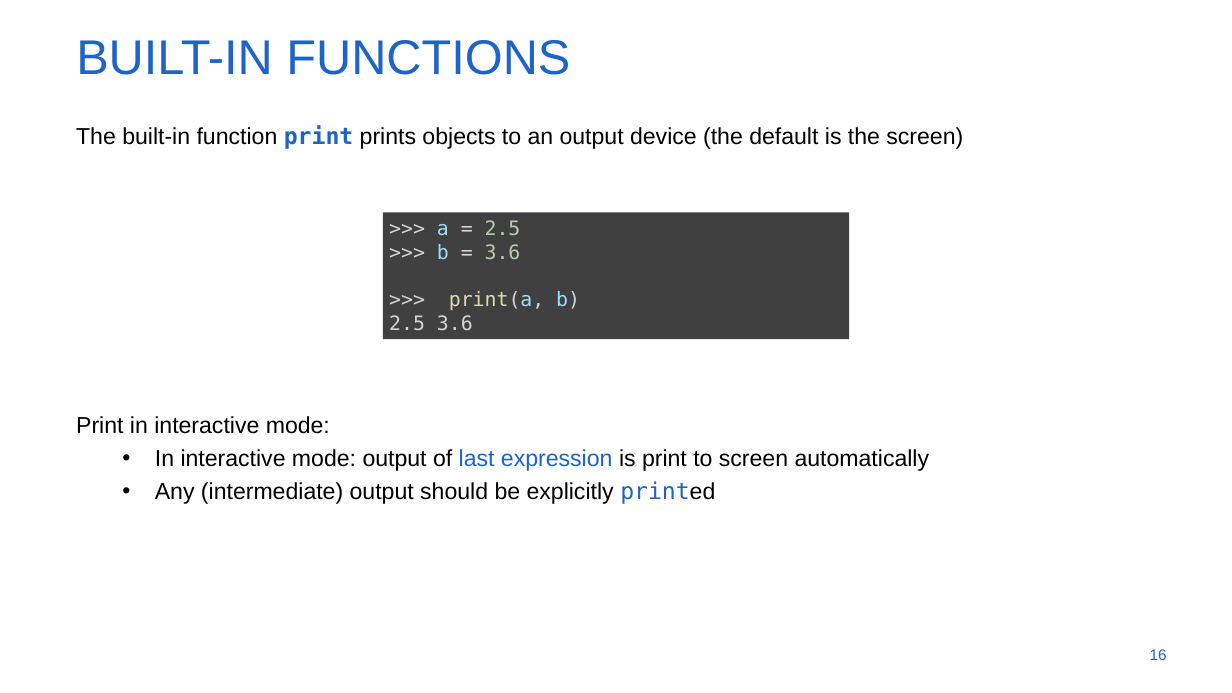
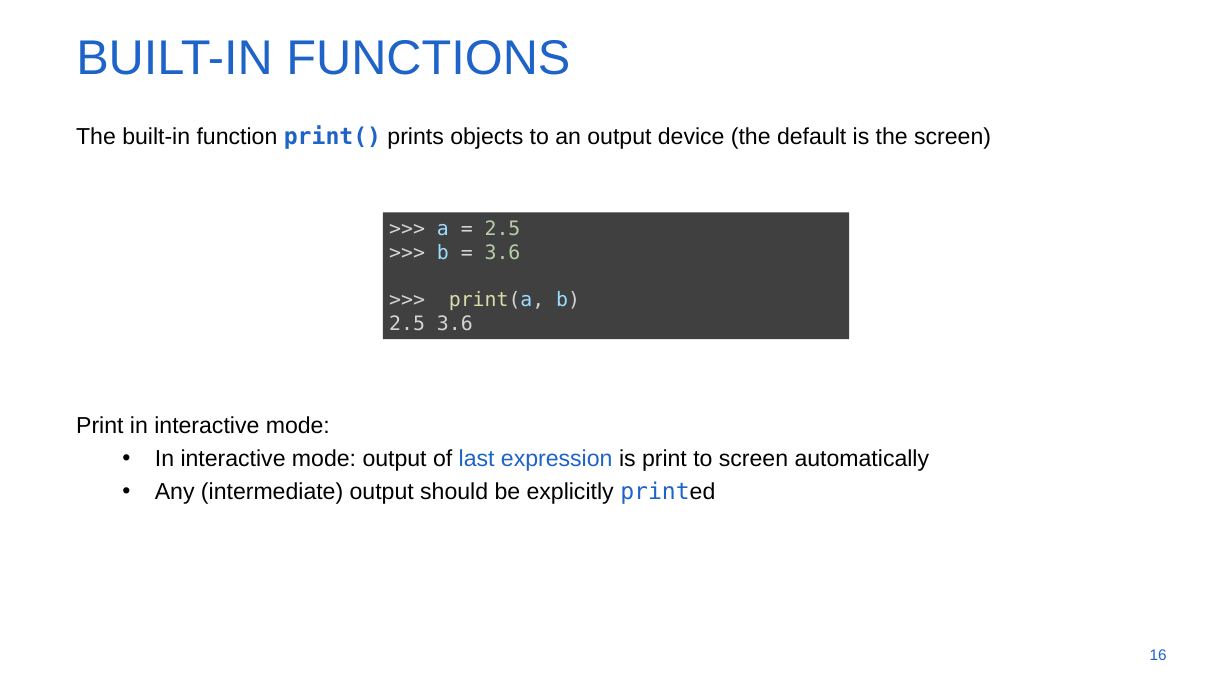
Before and after one commit to jverwaer/pythonBasics, a slide deck: slide 16 of crash_course_python.pptx. Drawn at 1232x693 pixels with LibreOffice and Linux fonts; fonts in the diff are those of the drawing; background and template pictures are left out. Boxes give left, top, right and bottom in pixels: in the first picture for what was removed or moved away, otherwise in the second. Text is boxed around its words. In the diff, an @@ line names an element or a change of style, - is before the commit and + after.

```diff
--- a/crash_course_python.pptx
+++ b/crash_course_python.pptx
@@ text at (76, 125, 991, 149): text changed @@
-The built-in function print prints objects to an output device (the default is the screen)
+The built-in function print() prints objects to an output device (the default is the screen)
```
Also in this commit, not shown: 20 other slides changed.
